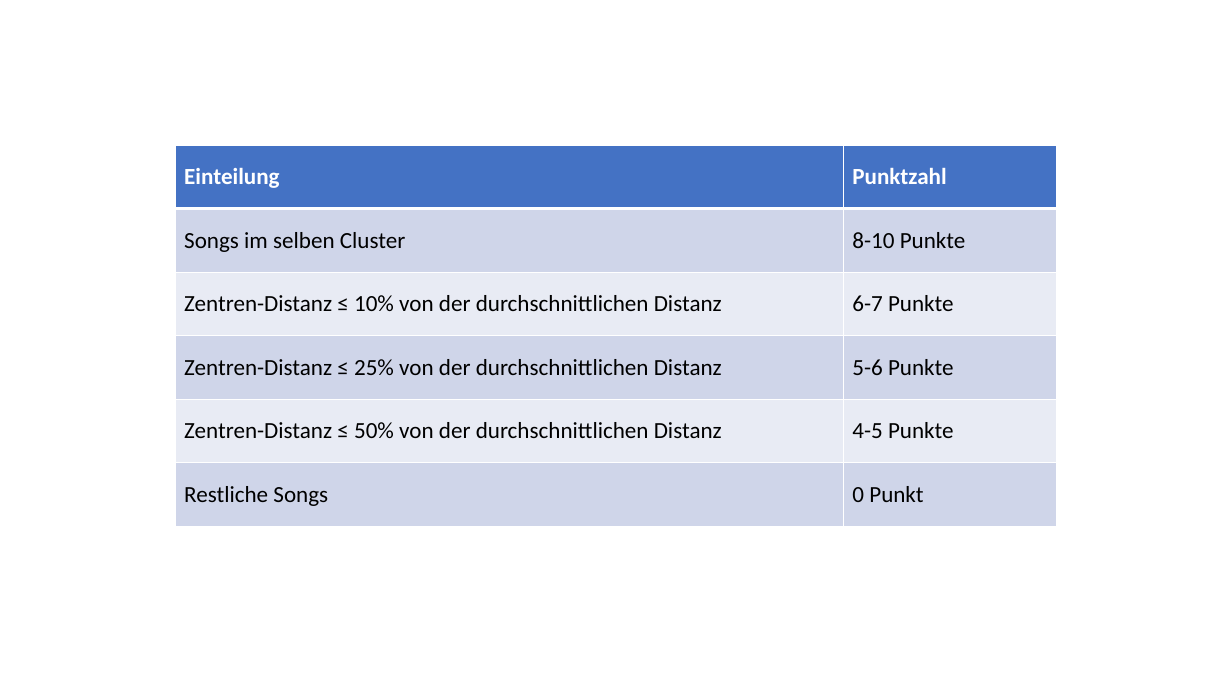
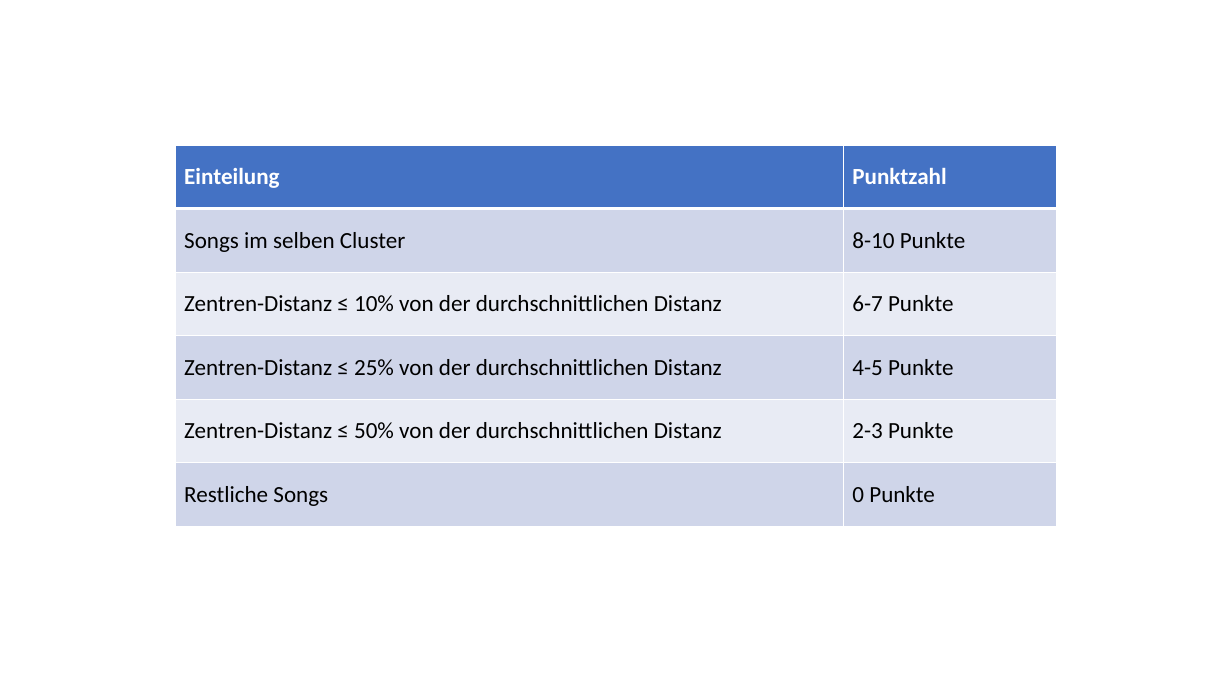
Before and after one commit to ChulioZ/music-recommender, a slide deck: slide 4 of Zwischenpräsentation.pptx. Drawn at 1232x693 pixels with LibreOffice and Linux fonts; fonts in the diff are those of the drawing. Boxes give left, top, right and bottom in pixels: in the first picture for what was removed or moved away, otherwise in the second. Text is boxed around its words. In the diff, an @@ line names an element or a change of style, - is before the commit and + after.

```diff
--- a/Zwischenpräsentation.pptx
+++ b/Zwischenpräsentation.pptx
@@ table at <box>175,145,1056,526</box> @@
-row 4, column 2: 5-6 Punkte
+row 4, column 2: 4-5 Punkte
-row 5, column 2: 4-5 Punkte
+row 5, column 2: 2-3 Punkte
-row 6, column 2: 0 Punkt
+row 6, column 2: 0 Punkte
```
Also in this commit, not shown: 6 other slides changed.
